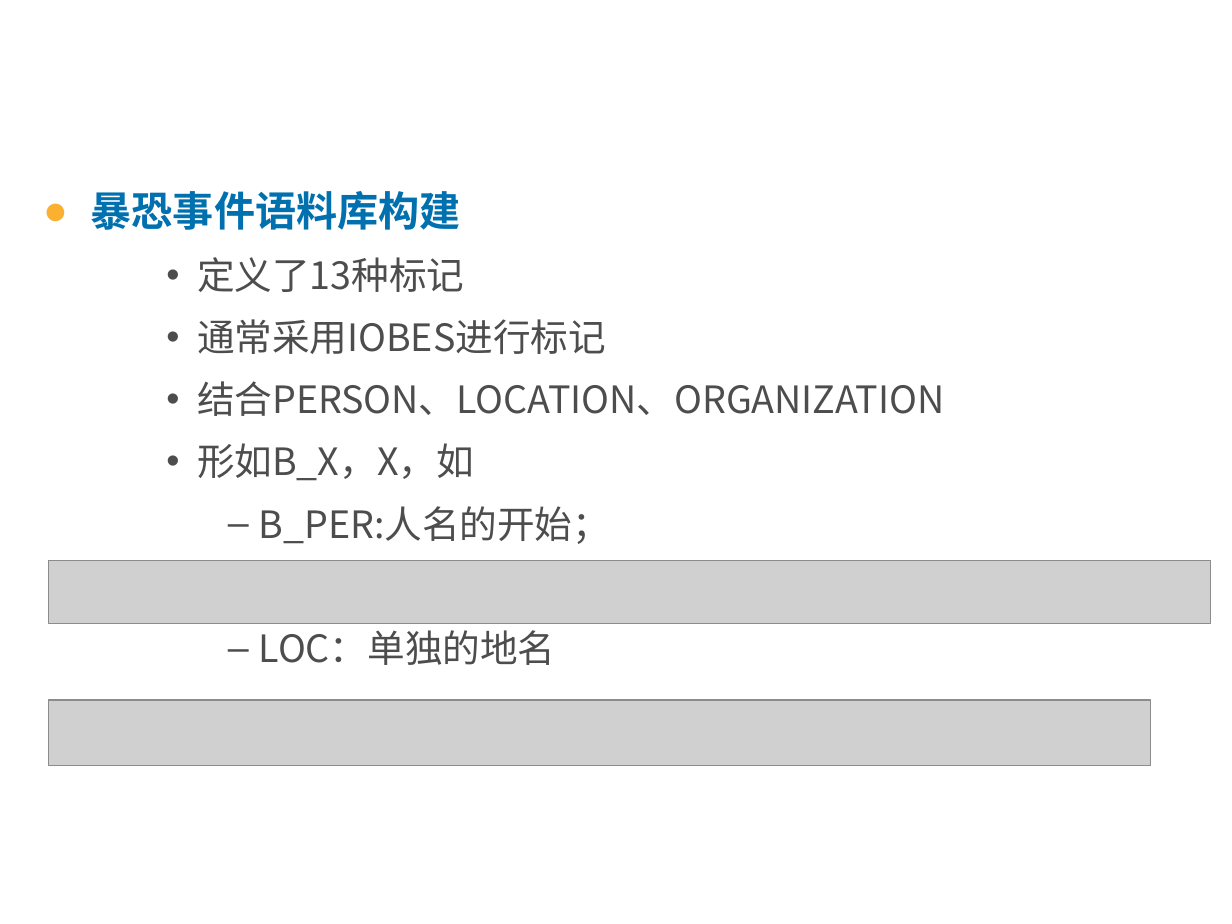
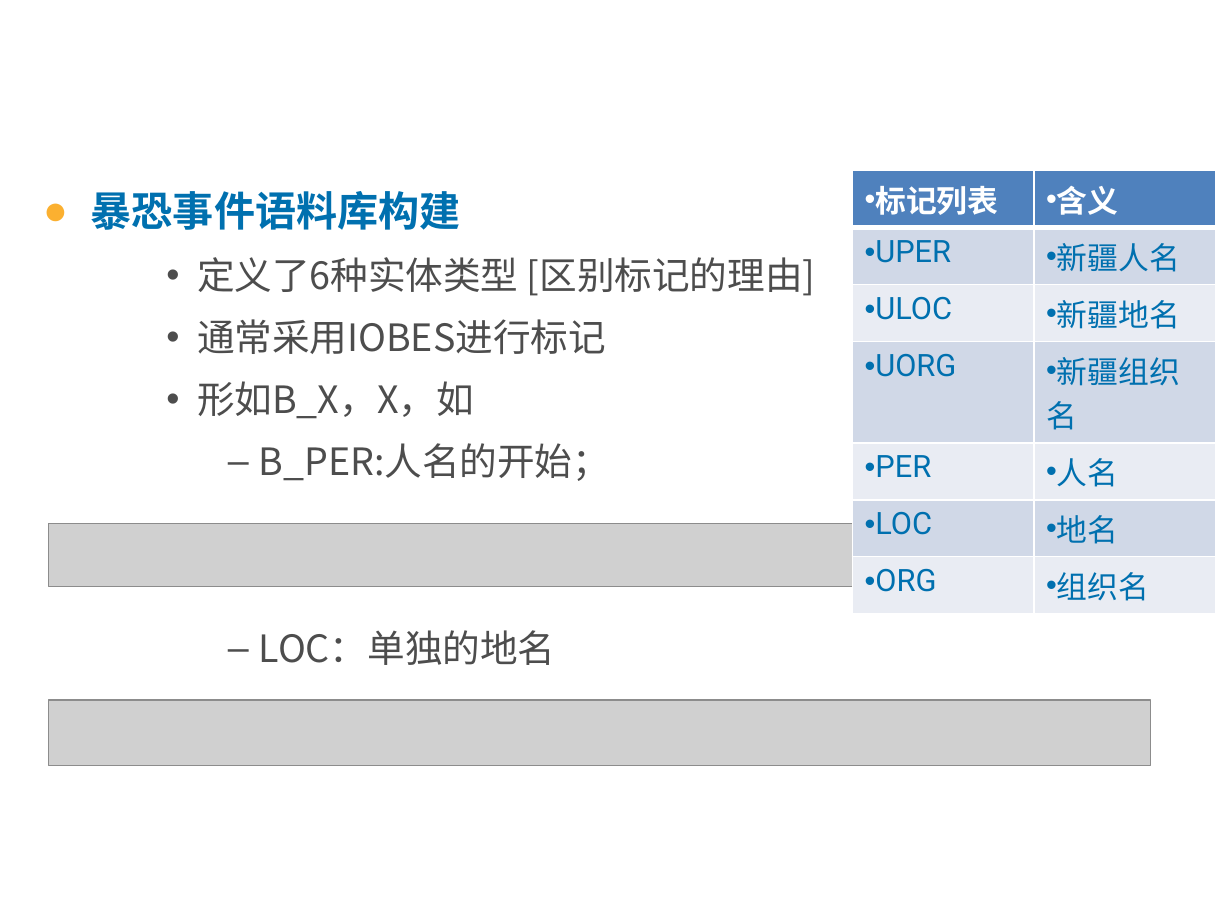
Before and after one commit to jxwb088047/Interim_reply, a slide deck: slide 9 of 林广和中期答辩.pptx (slide 7 before the commit). Drawn at 1232x924 pixels with LibreOffice and Linux fonts; fonts in the diff are those of the drawing; grey boxes stand for pictures; background and template pictures are left out. Boxes give left, top, right and bottom in pixels: in the first picture for what was removed or moved away, otherwise in the second. Text is boxed around its words. In the diff, an @@ line names an element or a change of style, - is before the commit and + after.

```diff
--- a/林广和中期答辩.pptx
+++ b/林广和中期答辩.pptx
@@ table added at (x1=853, y1=170, x2=1215, y2=605), 7 rows, 2 columns @@
+标记列表 | 含义
+UPER | 新疆人名
+ULOC | 新疆地名
+UORG | 新疆组织名
+PER | 人名
+LOC | 地名
+ORG | 组织名
@@ text at (x1=197, y1=257, x2=815, y2=296): text changed @@
-    • 定义了13种标记
+    • 定义了6种实体类型 [区别标记的理由]
@@ text at (x1=197, y1=381, x2=944, y2=416): paragraph removed @@
-    • 结合PERSON、LOCATION、ORGANIZATION
@@ picture moved from (x1=48, y1=561, x2=1210, y2=623) to (x1=48, y1=524, x2=1210, y2=586) @@
```
Also in this commit, not shown: 10 other slides changed, 4 slides added, 6 slides removed, 6 other files.
